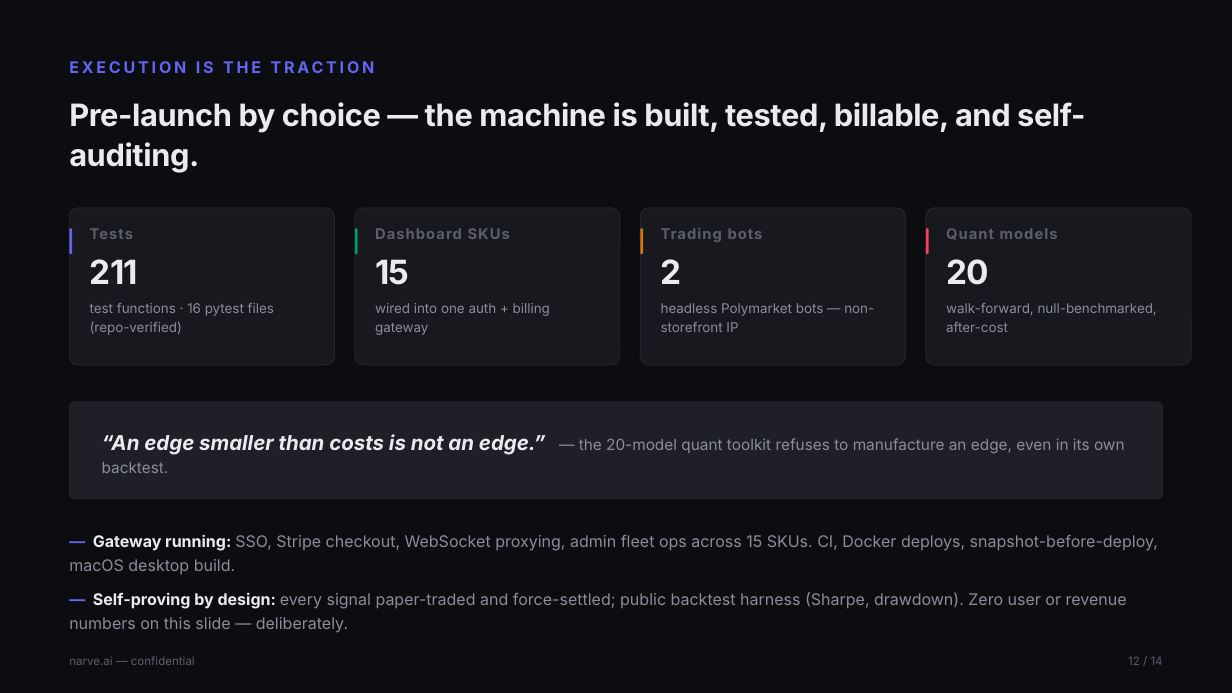
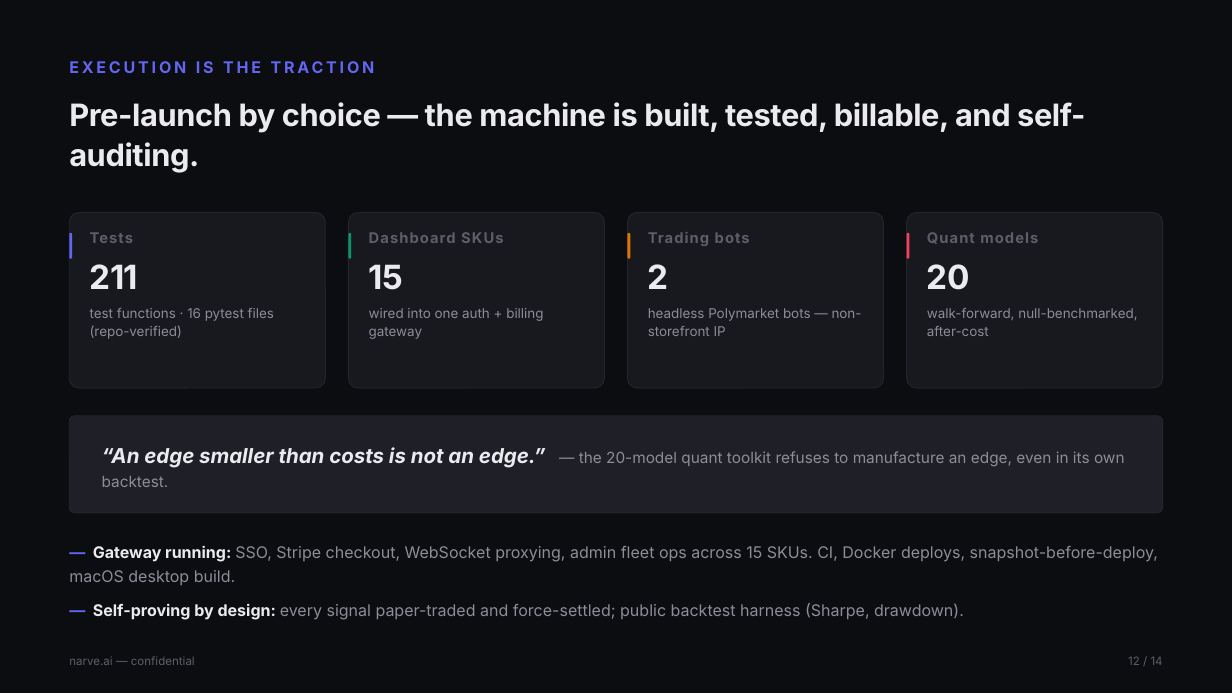
Before and after one commit to Jhabbig/Habbig, a slide deck: slide 12 of pitch-deck/narve-pitch-deck.pptx. Drawn at 1232x693 pixels with LibreOffice and Linux fonts; fonts in the diff are those of the drawing. Boxes give left, top, right and bottom in pixels: in the first picture for what was removed or moved away, otherwise in the second. Text is boxed around its words. In the diff, an @@ line names an element or a change of style, - is before the commit and + after.

```diff
--- a/pitch-deck/narve-pitch-deck.pptx
+++ b/pitch-deck/narve-pitch-deck.pptx
@@ rounded rectangle: place and size @@
-rounded rectangle at <box>69,228,72,254</box>
+rounded rectangle at <box>69,233,72,259</box>
@@ rounded rectangle: place and size @@
-rounded rectangle at <box>69,208,335,365</box>
+rounded rectangle at <box>69,213,325,388</box>
@@ text "Tests": place and size @@
-text "Tests" at <box>90,228,274,335</box>
+text "Tests" at <box>90,232,274,339</box>
@@ rounded rectangle: place and size @@
-rounded rectangle at <box>355,228,358,254</box>
+rounded rectangle at <box>348,233,351,259</box>
@@ rounded rectangle: place and size @@
-rounded rectangle at <box>355,208,620,365</box>
+rounded rectangle at <box>348,213,604,388</box>
@@ text "Dashboard SKUs": place and size @@
-text "Dashboard SKUs" at <box>375,228,550,335</box>
+text "Dashboard SKUs" at <box>369,232,543,339</box>
@@ rounded rectangle: place and size @@
-rounded rectangle at <box>640,228,643,254</box>
+rounded rectangle at <box>628,233,630,259</box>
@@ rounded rectangle: place and size @@
-rounded rectangle at <box>640,208,906,365</box>
+rounded rectangle at <box>628,213,884,388</box>
@@ text "Trading bots": place and size @@
-text "Trading bots" at <box>661,228,874,332</box>
+text "Trading bots" at <box>648,232,862,336</box>
@@ rounded rectangle: place and size @@
-rounded rectangle at <box>926,228,929,254</box>
+rounded rectangle at <box>907,233,909,259</box>
@@ rounded rectangle: place and size @@
-rounded rectangle at <box>926,208,1191,365</box>
+rounded rectangle at <box>907,213,1163,388</box>
@@ text "Quant models": place and size @@
-text "Quant models" at <box>946,228,1157,332</box>
+text "Quant models" at <box>927,232,1137,336</box>
@@ rounded rectangle: place and size @@
-rounded rectangle at <box>69,402,1163,499</box>
+rounded rectangle at <box>69,416,1163,513</box>
@@ text "“An edge smaller than costs ...": place and size @@
-text "“An edge smaller than costs ..." at <box>102,434,1125,473</box>
+text "“An edge smaller than costs ..." at <box>102,447,1125,487</box>
@@ text "— Gateway running: SSO, Stripe ...": place and size @@
-text "— Gateway running: SSO, Stripe ..." at <box>69,534,1158,632</box>
+text "— Gateway running: SSO, Stripe ..." at <box>69,545,1158,620</box>
@@ text at <box>93,603,964,620</box>: text changed @@
-— Self-proving by design: every signal paper-traded and force-settled; public backtest harness (Sharpe, drawdown). Zero user or revenue numbers on this slide — deliberately.
+— Self-proving by design: every signal paper-traded and force-settled; public backtest harness (Sharpe, drawdown).
```
Also in this commit, not shown: 10 other slides changed, 1 other file.
